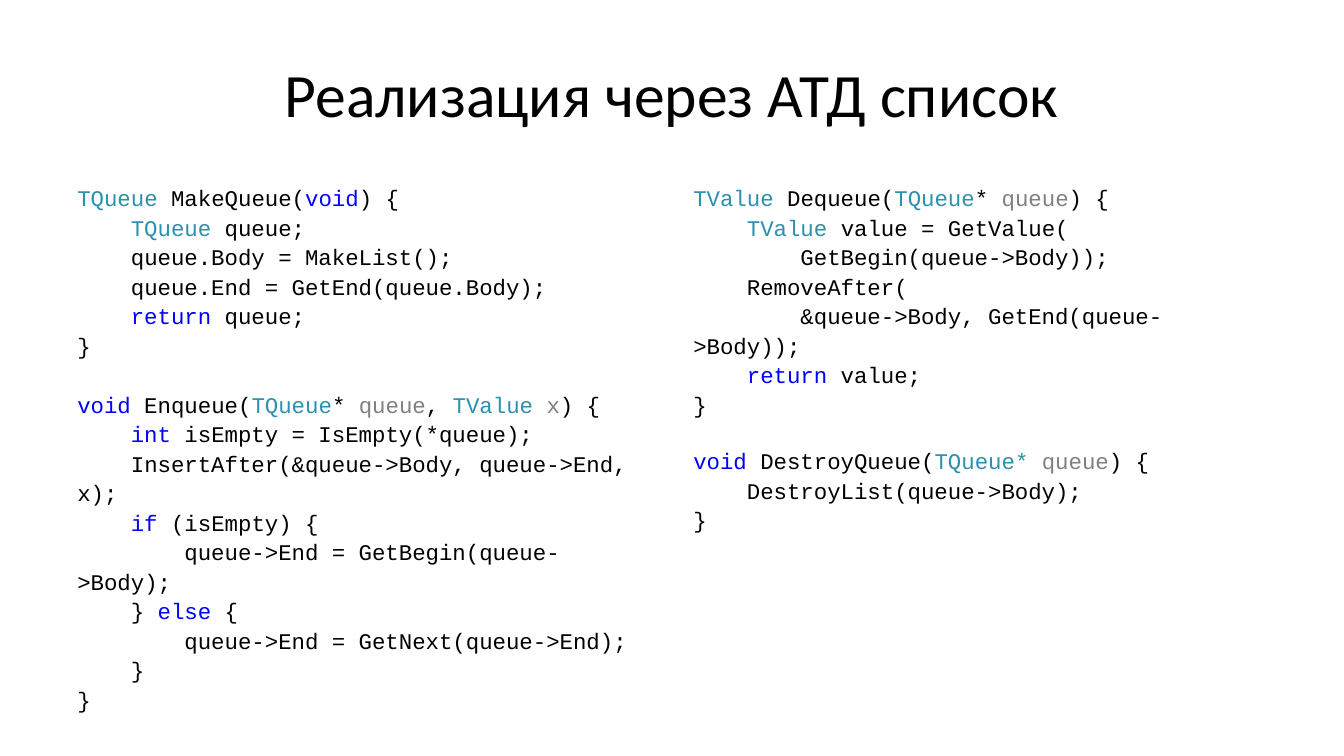
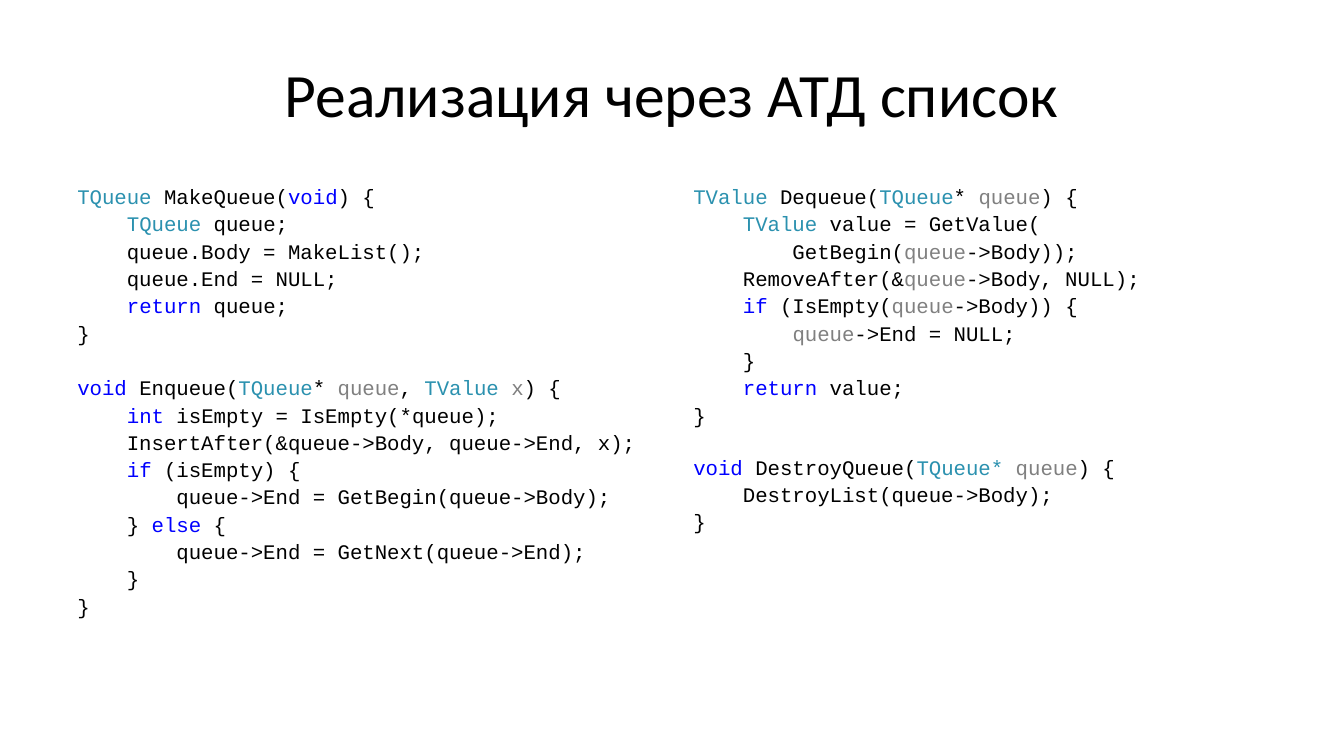
Before and after one commit to Evgueni-Petrov-aka-espetrov/Algorithms-and-Programming-in-C-pptx, a slide deck: slide 14 of 09 Списки (окончание) Графы.pptx. Drawn at 1344x756 pixels with LibreOffice and Linux fonts; fonts in the diff are those of the drawing. Boxes give left, top, right and bottom in pixels: in the first picture for what was removed or moved away, otherwise in the second. Text is boxed around its words. In the diff, an @@ line names an element or a change of style, - is before the commit and + after.

```diff
--- a/09 Списки (окончание) Графы.pptx
+++ b/09 Списки (окончание) Графы.pptx
@@ text at (77,189,635,564): size 16 to 14.8 pt @@
@@ text at (693,189,1090,507): size 16 to 14.8 pt in "TValue Dequeue(TQueue* queue) {", "TValue value = GetValue(", "GetBegin(queue->Body));", "return value;" and 7 more places; text colour #000000 to #808080 in "GetBegin(queue->Body));" @@
@@ text at (127,271,338,291): text changed; size 16 to 14.8 pt @@
-queue.End = GetEnd(queue.Body);
+queue.End = NULL;
@@ text at (743,271,1139,345): text changed; size 16 to 14.8 pt @@
-RemoveAfter(
-&queue->Body, GetEnd(queue->Body));
+RemoveAfter(&queue->Body, NULL);
+if (IsEmpty(queue->Body)) {
+queue->End = NULL;
+}
```
Also in this commit, not shown: 11 other slides changed.
